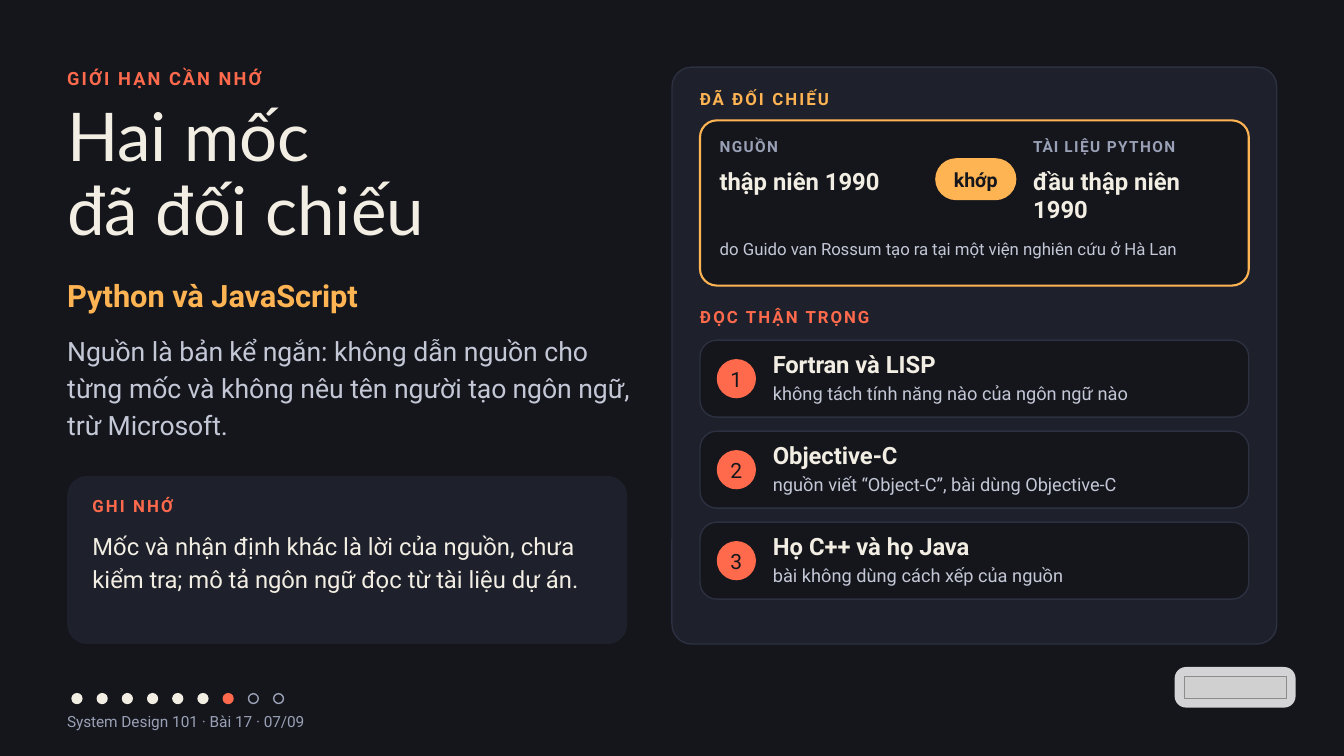
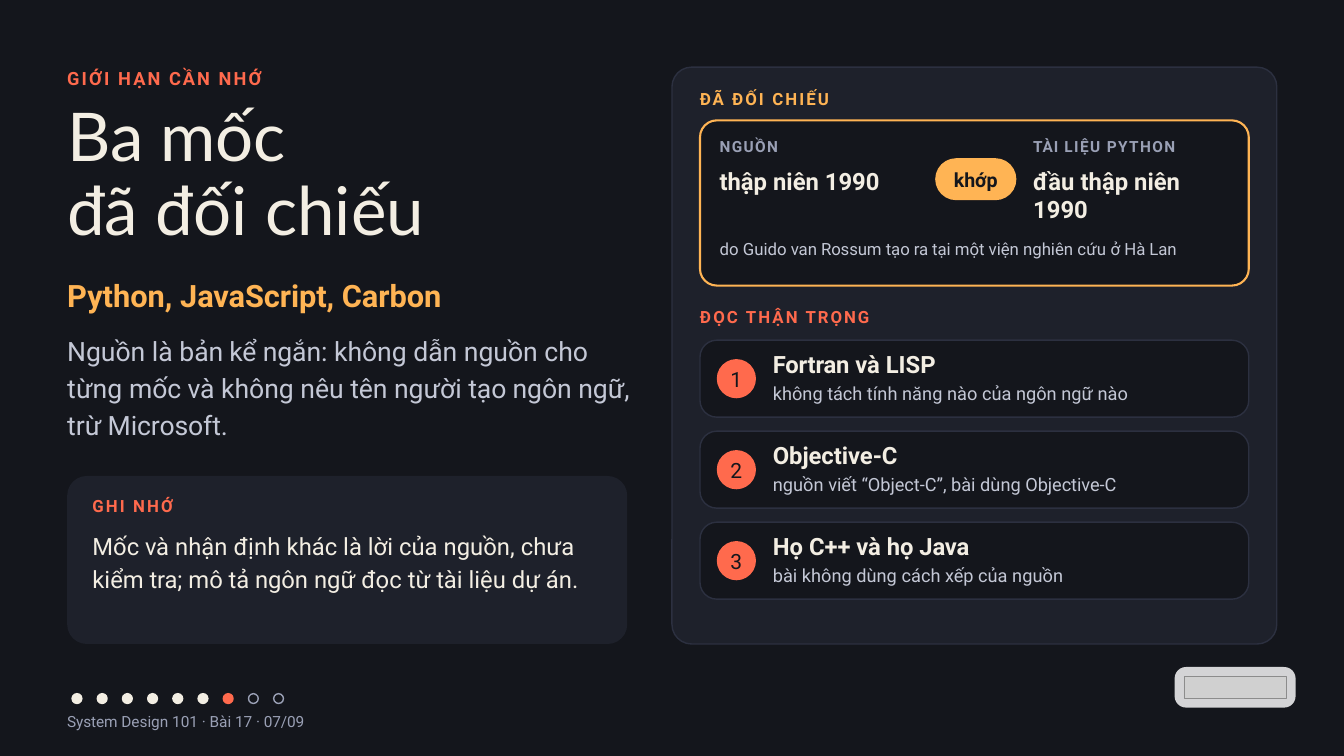
Before and after one commit to vohoailinh90/tool-marketing-studio, a slide deck: slide 7 of system-design-101/vi/lessons/sd-10-017/slides/sd-10-017.pptx. Drawn at 1344x756 pixels with LibreOffice and Linux fonts; fonts in the diff are those of the drawing; grey boxes stand for pictures. Boxes give left, top, right and bottom in pixels: in the first picture for what was removed or moved away, otherwise in the second. Text is boxed around its words. In the diff, an @@ line names an element or a change of style, - is before the commit and + after.

```diff
--- a/system-design-101/vi/lessons/sd-10-017/slides/sd-10-017.pptx
+++ b/system-design-101/vi/lessons/sd-10-017/slides/sd-10-017.pptx
@@ text at (67, 107, 286, 162): text changed @@
-Hai mốc
+Ba mốc
@@ text at (67, 284, 442, 314): text changed @@
-Python và JavaScript
+Python, JavaScript, Carbon
```
Also in this commit, not shown: 2 other files.
